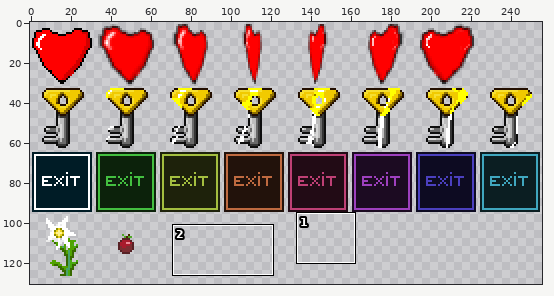
Sprite sheet, stored at public_html/sprites/collectibles.png. Above, an overview of the earlier version with the close-up marked.
Close-up. First the earlier version:
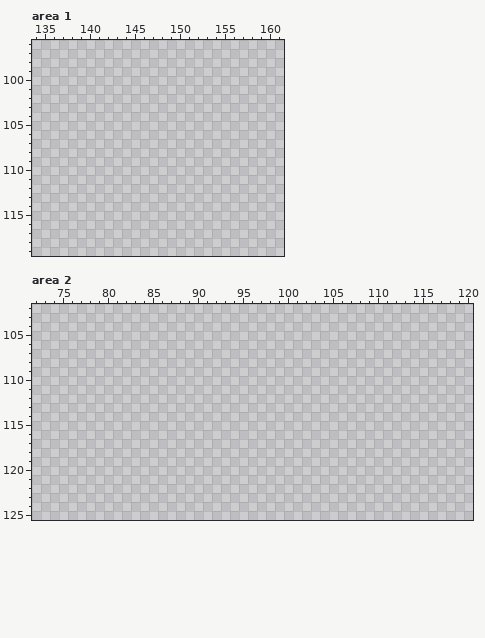
The file is 256x256 pixels. Pixels under 10% opacity are left out. Colours within 5 levels of each other are drawn and written as one. Shown: area 1: x 134..161, y 96..119; area 2: x 72..120, y 102..125. The wide view leaves out empty margins.
Palette (. is transparent): 
The result:
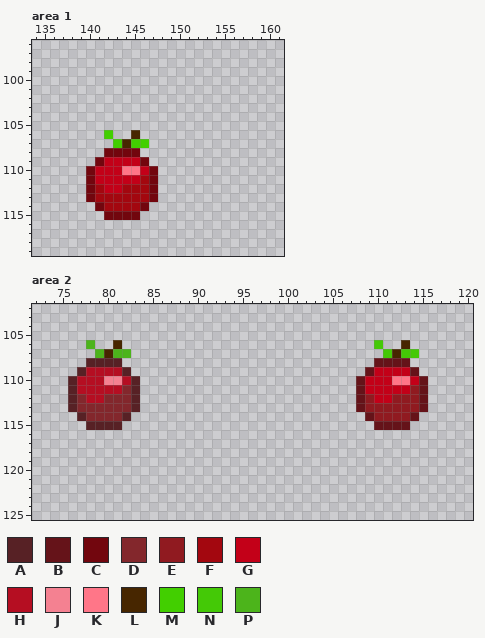
Colours new in this view: A #572125  B #651319  C #72060e  D #83272c  E #901a20  F #a3070f  G #c30018  H #b50e22  J #f48191  K #ff7688  L #472600  M #42cf00  N #44c906  P #4cb41b
The edit:
Changed rows in their new state; - is an unchanged pixel.
Area 1:
first column x 140:
106 --M--L--
107 ---MLMM-
108 --CCCC--
109 -CGGGGC-
110 CGGGKKGC
111 CGGGGGFC
112 CFGGFFFC
113 CFFFFFFC
114 -CFFFFC-
115 --CCCC--
Area 2:
first column x 76:
106 --P--L----------------------------N--L--
107 ---PLPP----------------------------NLNN-
108 --AAAA----------------------------BBBB--
109 -AHHHHA--------------------------BGGGGB-
110 AHHHJJHA------------------------BGGGKKGB
111 AHHHHHDA------------------------BGGGGGEB
112 ADHHDDDA------------------------BEGGEEEB
113 ADDDDDDA------------------------BEEEEEEB
114 -ADDDDA--------------------------BEEEEB-
115 --AAAA----------------------------BBBB--
Pixel boxes of the changes (left, top, right, bottom) in both close-ups:
added: (86, 130, 158, 220)
added: (68, 340, 140, 430)
added: (356, 340, 428, 430)
